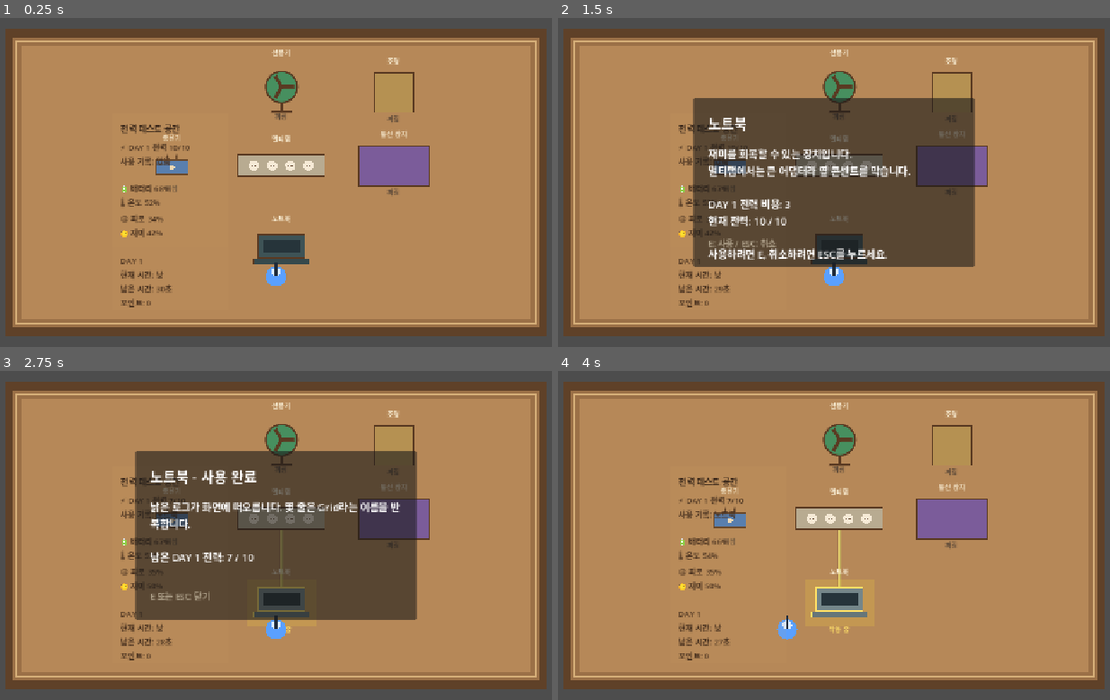
Above: before the commit, frames 1-4 (two rows, left to right).
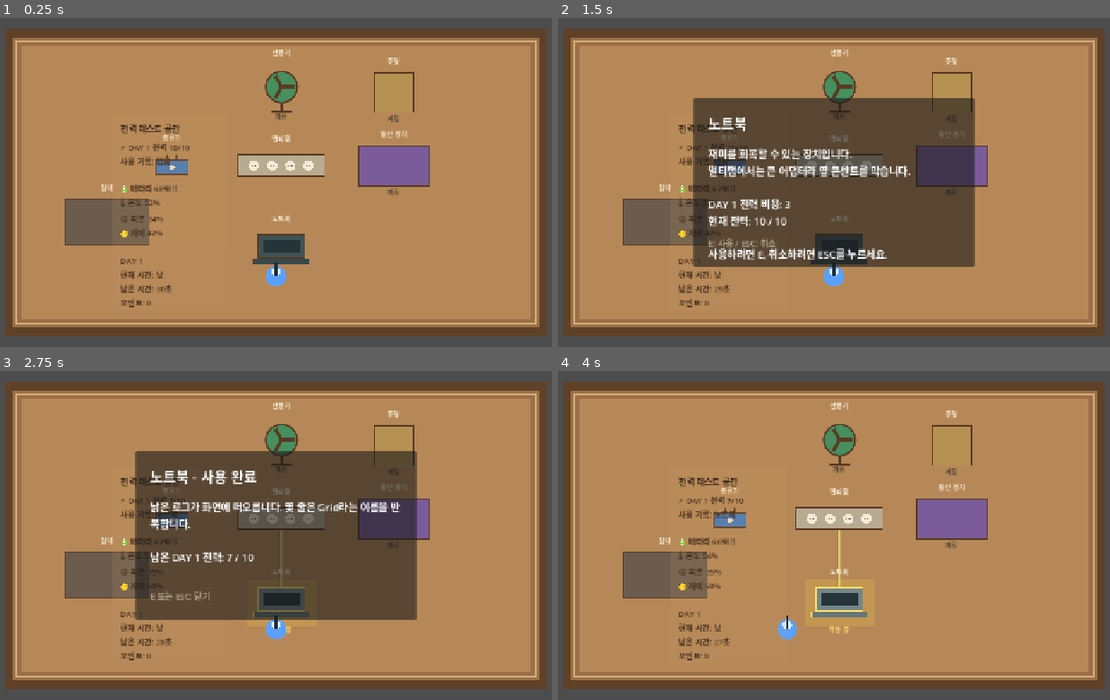
Above: after the commit, the same moments.

Repository: 2zedo/socket-game-prototype
Game: Godot game, scene res://scenes/Main.tscn
Same seed, same stepped clock (60 frames per second), same inputs: the game is played once before the commit and once after it.
Inputs (mouse positions are in pixels of both pictures, inside the frame that each line leads up to):
- Up to frame 1 (0.25 s): no input
- Up to frame 2 (1.5 s): tap Enter at 0.5 s; move the mouse to (994, 162) at 0.52 s; hold D (move_right) 0.53-1.25 s; hold E (interact) 0.53-1.25 s; click (994, 162) at 0.67 s; tap Space at 0.77, 1.25 s; drag from (690, 202) to (839, 166) at 1.27 s
- Up to frame 3 (2.75 s): tap Enter at 2 s; move the mouse to (347, 446) at 2.02 s; hold D (move_right) from 2.03 s (still down); hold P (phone_toggle) from 2.03 s (still down); tap E (interact) at 2.3 s
- Up to frame 4 (4 s): release D (move_right) at 2.75 s; release P (phone_toggle) at 2.75 s; tap Space at 2.75, 3.77 s; drag from (795, 617) to (949, 446) at 2.77 s; tap Enter at 3.5 s; move the mouse to (1049, 594) at 3.52 s; hold A (move_left) from 3.53 s (still down); hold E (interact) from 3.53 s (still down)

The runs differ from the first frame. In frame 1, 2.1% of the frame differs, in the area x 11-28%, y 50-70%; in frame 2, 2.0%; in frame 3, 2.0%; in frame 4, 2.1%.

Commit message:
feat: add explicit DAY 1 end interaction

Diff:
--- a/godot/scripts/Apartment.gd
+++ b/godot/scripts/Apartment.gd
@@ -163,6 +163,18 @@
 		"day1_action_key": "communication_device",
 		"label_offset": Vector2.ZERO,
 	})
+	_add_interactable({
+		"id": "bed",
+		"name": "침대",
+		"title": "오늘을 마친다",
+		"body": "더 할 일을 정리하고 오늘 하루를 마칠 수 있습니다.",
+		"position": Vector2(340, 430),
+		"size": Vector2(150, 82),
+		"color": Color("#7c6b5b"),
+		"interaction_type": "end_day",
+		"prompt_text": "[E] 하루 마치기",
+		"label_offset": Vector2.ZERO,
+	})
 
 
 func _add_interactable(config: Dictionary) -> void:
--- a/godot/scripts/Interactable.gd
+++ b/godot/scripts/Interactable.gd
@@ -10,6 +10,8 @@
 @export var power_watts: int = 0
 @export var power_units: int = 0
 @export var day1_action_key: String = ""
+@export var interaction_type: String = ""
+@export var prompt_text: String = ""
 @export var is_interactable: bool = true
 @export var label_offset: Vector2 = Vector2.ZERO
 @export var outline_color: Color = Color("#f0ddb4")
@@ -32,6 +34,8 @@
 	power_watts = config.get("watts", power_watts)
 	power_units = config.get("power_units", power_units)
 	day1_action_key = config.get("day1_action_key", day1_action_key)
+	interaction_type = config.get("interaction_type", interaction_type)
+	prompt_text = config.get("prompt_text", prompt_text)
 	is_interactable = config.get("interactable", is_interactable)
 	label_offset = config.get("label_offset", label_offset)
 	outline_color = config.get("outline_color", outline_color)
@@ -54,7 +58,15 @@
 		"watts": power_watts,
 		"power_units": power_units,
 		"day1_action_key": day1_action_key,
+		"interaction_type": interaction_type,
 	}
+
+
+func get_prompt_text() -> String:
+	if prompt_text != "":
+		return prompt_text
+
+	return "[E] 상호작용: %s" % display_name
 
 
 func set_powered(is_active: bool) -> void:
--- a/godot/scripts/Main.gd
+++ b/godot/scripts/Main.gd
@@ -51,7 +51,7 @@
 			if pending_interaction_data.is_empty():
 				_close_interaction_panel()
 			else:
-				_confirm_pending_day1_action()
+				_confirm_pending_interaction()
 		else:
 			apartment.request_nearest_interaction()
 
@@ -73,7 +73,7 @@
 		survival_hud.set_interaction_prompt("")
 		return
 
-	survival_hud.set_interaction_prompt("[E] 상호작용: %s" % interactable.display_name)
+	survival_hud.set_interaction_prompt(interactable.get_prompt_text())
 
 
 func _on_interaction_requested(interactable: ApartmentInteractable) -> void:
@@ -84,6 +84,11 @@
 	var data: Dictionary = interactable.get_interaction_data()
 	if data.get("id", "") == "power_strip":
 		_open_outlet_mode()
+		return
+
+	if data.get("interaction_type", "") == "end_day":
+		pending_interaction_data = data
+		_open_interaction_panel(data.get("title", "오늘을 마친다"), _build_interaction_body(data), "E: 하루 종료 / ESC: 취소")
 		return
 
 	var day1_action_key: String = data.get("day1_action_key", "")
@@ -114,10 +119,24 @@
 		]
 		body += "\n\n사용하려면 E, 취소하려면 ESC를 누르세요."
 
+	if data.get("interaction_type", "") == "end_day":
+		body += "\n\n오늘을 마칠까요?"
+		body += "\n남은 DAY 1 전력: %d / %d" % [
+			survival_state.current_power_units,
+			SurvivalState.DAY1_STARTING_POWER_UNITS,
+		]
+		body += "\n사용 기록: %s" % survival_state.get_used_day1_action_summary()
+		body += "\n\nE로 결과를 확인하거나 ESC로 취소합니다."
+
 	return body
 
 
-func _confirm_pending_day1_action() -> void:
+func _confirm_pending_interaction() -> void:
+	if pending_interaction_data.get("interaction_type", "") == "end_day":
+		pending_interaction_data = {}
+		survival_state.end_current_day()
+		return
+
 	var action_key: String = pending_interaction_data.get("day1_action_key", "")
 	var title: String = pending_interaction_data.get("title", "상호작용")
 	var result := survival_state.try_use_day1_action(action_key)
--- a/godot/scripts/SurvivalState.gd
+++ b/godot/scripts/SurvivalState.gd
@@ -191,6 +191,14 @@
 	changed.emit()
 
 
+func end_current_day() -> void:
+	if is_time_paused:
+		return
+
+	day1_flags["ended_by_rest"] = true
+	_end_day()
+
+
 func get_day1_action_data(action_key: String) -> Dictionary:
 	return DAY1_ACTIONS.get(action_key, {})
 
@@ -335,6 +343,8 @@
 	total += _add_score_line(lines, "생존 보너스", 100)
 	lines.append("남은 DAY 1 전력: %d / %d" % [current_power_units, DAY1_STARTING_POWER_UNITS])
 	lines.append("사용 기록: %s" % get_used_day1_action_summary())
+	lines.append("확인한 정보: %s" % _get_day1_info_summary())
+	lines.append("상태 변화: %s" % _get_day1_state_change_summary())
 
 	if battery >= 50.0:
 		total += _add_score_line(lines, "배터리 상태", 10)
@@ -367,6 +377,36 @@
 	var sign_text: String = "+" if amount >= 0 else ""
 	lines.append("%s %s%d" % [label, sign_text, amount])
 	return amount
+
+
+func _get_day1_info_summary() -> String:
+	var info_lines: Array[String] = []
+	if day1_flags.get("checked_laptop", false):
+		info_lines.append("Grid 로그")
+	if day1_flags.get("sent_or_received_signal", false):
+		info_lines.append("외부 안내 신호")
+
+	if info_lines.is_empty():
+		return "없음"
+
+	return ", ".join(info_lines)
+
+
+func _get_day1_state_change_summary() -> String:
+	var changes: Array[String] = []
+	if day1_flags.get("used_light", false):
+		changes.append("방 안 시야 확보")
+	if day1_flags.get("charged_device", false):
+		changes.append("배터리 회복")
+	if day1_flags.get("used_fan", false):
+		changes.append("온도 완화")
+	if day1_flags.get("ended_by_rest", false):
+		changes.append("직접 하루 종료")
+
+	if changes.is_empty():
+		return "특이 변화 없음"
+
+	return ", ".join(changes)
 
 
 func _apply_day1_action_effect(action_key: String) -> void:
Not shown, changed: AGENTS.md
Not shown, changed: docs/CONCENT_GAME_SPEC.md
Not shown, changed: docs/DAY1_CONTENT_BRIEF.md
Not shown, changed: docs/GODOT_DAY1_MVP_PLAN.md
Not shown, changed: docs/PROJECT_STATUS.md
Not shown, changed: docs/VISUAL_DIRECTION.md
